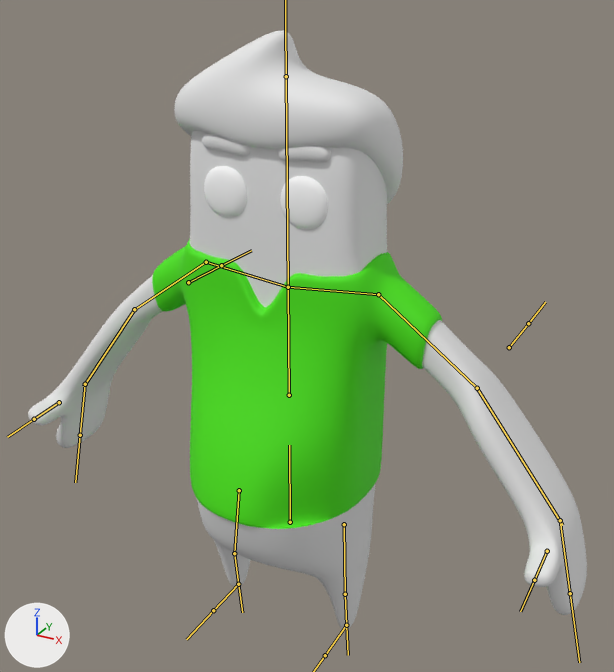
The FBX model Assets/Models/Character/Character.fbx as it was, and as the next commit left it.
Both versions are drawn from a camera (50 mm lens) standing at (0.993, -1.708, 1.734) and looking at (0.03, 0.042, 0.859). The axes (+X, +Y, +Z) are drawn at lower left. The lights are the same throughout. The bones that bend it are drawn over the model as lines.
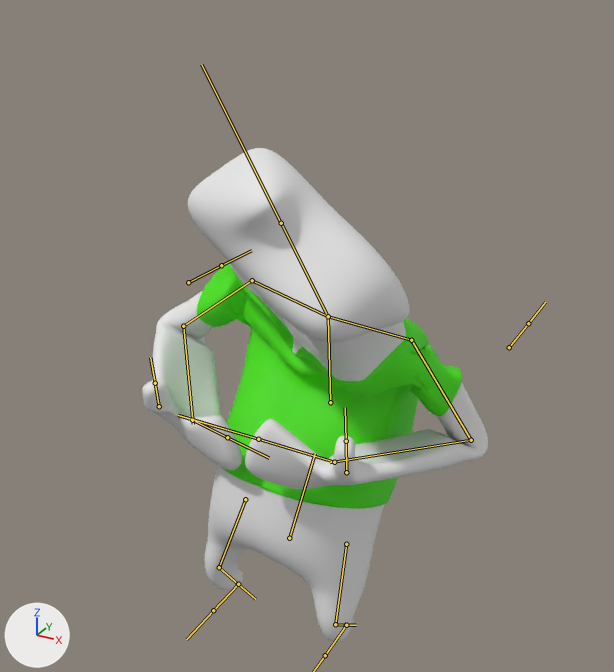
The newer file adds an action. The first version stands in its rest pose; the second is drawn at frame 8 of the action 'Armature|Flinch3'.

Scene script edits in JSON lines:
```json
{"block": "bone_ass", "where": "bone_ass = bpy.data.objects['Armature'].pose.bones['ass']"}
{"op": "set", "path": "bone_ass.location", "old": "(0.0, 0.0, 0.0)", "new": "(0.005, -0.051, 0.0)"}
{"op": "set", "path": "bone_ass.rotation_quaternion", "old": "(1.0, 0.0, 0.0, 0.0)", "new": "(0.973, -0.041, -0.011, 0.229)", "note": "degrees (0, 0, 0) -> degrees (-5, 0, 26)"}
{"block": "bone_torso", "where": "bone_torso = bpy.data.objects['Armature'].pose.bones['torso']  # child of 'ass'"}
{"op": "set", "path": "bone_torso.rotation_quaternion", "old": "(1.0, 0.0, 0.0, 0.0)", "new": "(0.94, -0.021, -0.023, -0.34)", "note": "degrees (0, 0, 0) -> degrees (-1, -3, -40)"}
{"block": "bone_head", "where": "bone_head = bpy.data.objects['Armature'].pose.bones['head']  # child of 'torso'"}
{"op": "set", "path": "bone_head.rotation_quaternion", "old": "(1.0, 0.0, 0.0, 0.0)", "new": "(0.948, -0.111, -0.163, -0.25)", "note": "degrees (0, 0, 0) -> degrees (-8, -21, -28)"}
{"block": "bone_upperarm_l", "where": "bone_upperarm_l = bpy.data.objects['Armature'].pose.bones['upperarm.l']  # child of 'shoulder.l'"}
{"op": "set", "path": "bone_upperarm_l.rotation_quaternion", "old": "(1.0, 0.0, 0.0, 0.0)", "new": "(0.856, -0.142, -0.488, 0.099)", "note": "degrees (0, 0, 0) -> degrees (-35, -54, 31)"}
{"block": "bone_forearm_l", "where": "bone_forearm_l = bpy.data.objects['Armature'].pose.bones['forearm.l']  # child of 'upperarm.l'"}
{"op": "set", "path": "bone_forearm_l.rotation_quaternion", "old": "(1.0, 0.0, 0.0, 0.0)", "new": "(0.632, -0.775, 0.0, 0.0)", "note": "degrees (0, 0, 0) -> degrees (-102, 0, 0)"}
{"block": "bone_fingers_l", "where": "bone_fingers_l = bpy.data.objects['Armature'].pose.bones['fingers.l']  # child of 'forearm.l'"}
{"op": "set", "path": "bone_fingers_l.rotation_quaternion", "old": "(1.0, 0.0, 0.0, 0.0)", "new": "(0.834, -0.013, 0.551, 0.017)", "note": "degrees (0, 0, 0) -> degrees (-1, 67, 2)"}
{"block": "bone_thumb_l", "where": "bone_thumb_l = bpy.data.objects['Armature'].pose.bones['thumb.l']  # child of 'forearm.l'"}
{"op": "set", "path": "bone_thumb_l.rotation_quaternion", "old": "(1.0, 0.0, 0.0, 0.0)", "new": "(0.869, -0.336, 0.022, -0.362)", "note": "degrees (0, 0, 0) -> degrees (-38, -12, -41)"}
{"block": "bone_upperarm_r", "where": "bone_upperarm_r = bpy.data.objects['Armature'].pose.bones['upperarm.r']  # child of 'shoulder.r'"}
{"op": "set", "path": "bone_upperarm_r.rotation_quaternion", "old": "(1.0, 0.0, 0.0, 0.0)", "new": "(0.878, 0.097, 0.466, -0.061)", "note": "degrees (0, 0, 0) -> degrees (12, 56, -2)"}
{"block": "bone_forearm_r", "where": "bone_forearm_r = bpy.data.objects['Armature'].pose.bones['forearm.r']  # child of 'upperarm.r'"}
{"op": "set", "path": "bone_forearm_r.rotation_quaternion", "old": "(1.0, 0.0, 0.0, 0.0)", "new": "(0.708, 0.707, 0.0, 0.0)", "note": "degrees (0, 0, 0) -> degrees (90, 0, 0)"}
{"block": "bone_fingers_r", "where": "bone_fingers_r = bpy.data.objects['Armature'].pose.bones['fingers.r']  # child of 'forearm.r'"}
{"op": "set", "path": "bone_fingers_r.rotation_quaternion", "old": "(1.0, 0.0, 0.0, 0.0)", "new": "(0.93, 0.126, -0.341, -0.055)", "note": "degrees (0, 0, 0) -> degrees (20, -38, -14)"}
{"block": "bone_thumb_r", "where": "bone_thumb_r = bpy.data.objects['Armature'].pose.bones['thumb.r']  # child of 'forearm.r'"}
{"op": "set", "path": "bone_thumb_r.rotation_quaternion", "old": "(1.0, 0.0, 0.0, 0.0)", "new": "(0.92, -0.267, -0.018, 0.285)", "note": "degrees (0, 0, 0) -> degrees (-30, 7, 33)"}
{"block": "bone_thigh_l", "where": "bone_thigh_l = bpy.data.objects['Armature'].pose.bones['thigh.l']  # child of 'ass'"}
{"op": "set", "path": "bone_thigh_l.rotation_quaternion", "old": "(1.0, 0.0, 0.0, 0.0)", "new": "(0.998, 0.058, 0.018, 0.019)", "note": "degrees (0, 0, 0) -> degrees (7, 2, 2)"}
{"block": "bone_shin_l", "where": "bone_shin_l = bpy.data.objects['Armature'].pose.bones['shin.l']  # child of 'thigh.l'"}
{"op": "set", "path": "bone_shin_l.rotation_quaternion", "old": "(1.0, 0.0, 0.0, 0.0)", "new": "(0.837, -0.075, -0.007, 0.542)", "note": "degrees (0, 0, 0) -> degrees (-8, 4, 66)"}
{"block": "bone_thigh_r", "where": "bone_thigh_r = bpy.data.objects['Armature'].pose.bones['thigh.r']  # child of 'ass'"}
{"op": "set", "path": "bone_thigh_r.rotation_quaternion", "old": "(1.0, 0.0, 0.0, 0.0)", "new": "(0.999, -0.014, -0.005, 0.044)", "note": "degrees (0, 0, 0) -> degrees (-2, -1, 5)"}
{"block": "bone_shin_r", "where": "bone_shin_r = bpy.data.objects['Armature'].pose.bones['shin.r']  # child of 'thigh.r'"}
{"op": "set", "path": "bone_shin_r.rotation_quaternion", "old": "(1.0, 0.0, 0.0, 0.0)", "new": "(0.908, 0.106, 0.002, 0.405)", "note": "degrees (0, 0, 0) -> degrees (11, -5, 48)"}
```

What differs and where, as boxes (x1, y1, x2, y2) in the pictures (614 x 672 px):
```json
{"object": "Cube", "change": "posed", "before": [28, 30, 587, 630], "after": [142, 148, 488, 643], "on screen": "38% narrower, 17% shorter"}
{"bone": "ass", "before": "(290, 522) to (289, 445)", "after": "(289, 538) to (315, 453)"}
{"bone": "torso", "before": "(289, 395) to (288, 287)", "after": "(330, 402) to (328, 316)"}
{"bone": "head", "before": "(288, 287) to (286, 76)", "after": "(328, 316) to (281, 223)"}
{"bone": "upperarm.l", "before": "(378, 294) to (477, 388)", "after": "(411, 340) to (471, 440)"}
{"bone": "forearm.l", "before": "(477, 388) to (562, 525)", "after": "(471, 440) to (330, 462)"}
{"bone": "fingers.l", "before": "(560, 520) to (570, 593)", "after": "(334, 462) to (258, 439)"}
{"bone": "thumb.l", "before": "(547, 551) to (534, 580)", "after": "(346, 472) to (346, 441)"}
{"bone": "upperarm.r", "before": "(206, 262) to (134, 309)", "after": "(252, 280) to (183, 326)"}
{"bone": "forearm.r", "before": "(134, 309) to (83, 386)", "after": "(183, 326) to (193, 424)"}
{"bone": "fingers.r", "before": "(85, 384) to (80, 435)", "after": "(192, 420) to (227, 437)"}
{"bone": "thumb.r", "before": "(59, 402) to (34, 419)", "after": "(159, 406) to (155, 383)"}
{"bone": "thigh.l", "before": "(344, 524) to (345, 594)", "after": "(346, 544) to (335, 624)"}
{"bone": "shin.l", "before": "(345, 594) to (346, 625)", "after": "(335, 624) to (346, 625)"}
{"bone": "thigh.r", "before": "(239, 490) to (234, 553)", "after": "(245, 499) to (219, 567)"}
{"bone": "shin.r", "before": "(234, 553) to (238, 584)", "after": "(219, 567) to (238, 584)"}
```
